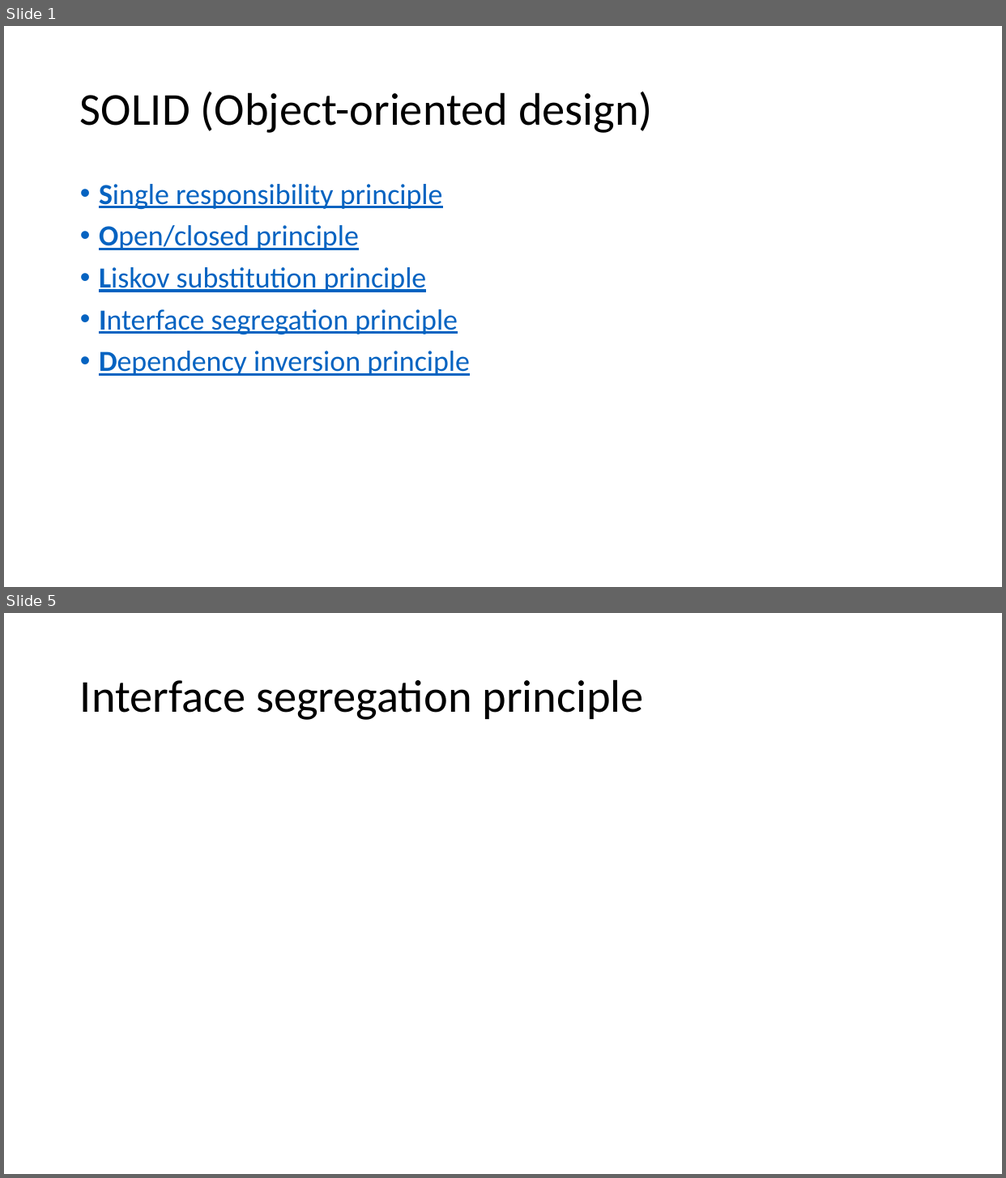
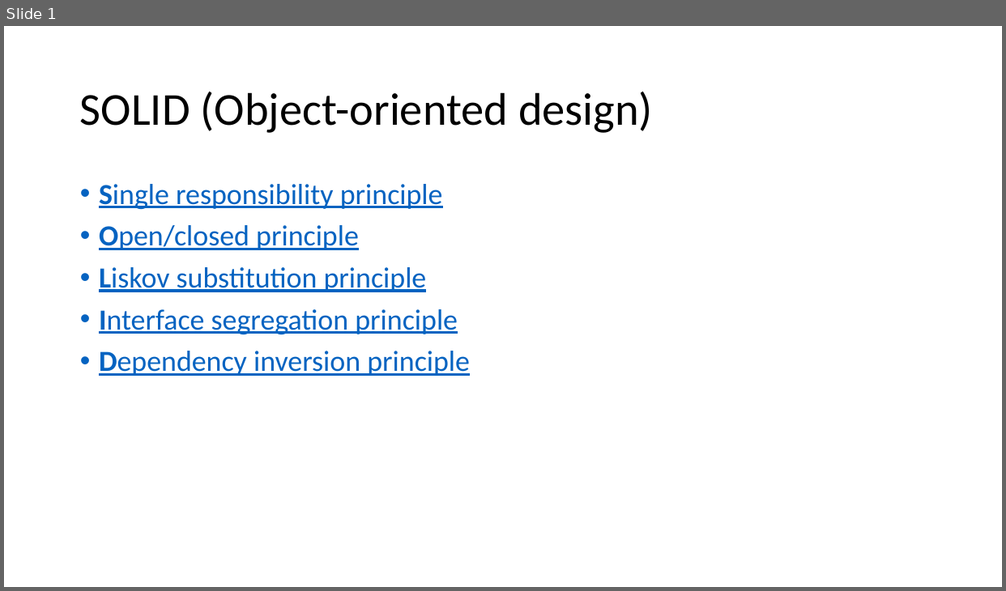
Before and after one commit to ncguy2/MOD003263, a slide deck: docs/Binaries/SO (Object-oriented design).pptx. Shown one above the other, each under a label of ours: slides 1 and 5 before the commit, slide 1 after it; the slides between them are not shown. The pictures are 1006x1178 and 1006x591 pixels, drawn with LibreOffice and Linux fonts; fonts in the diff are those of the drawing. Boxes give left, top, right and bottom in pixels: in the first picture for what was removed or moved away, otherwise in the second. Text is boxed around its words. In the diff, an @@ line names an element or a change of style, - is before the commit and + after.

```diff
--- a/docs/Binaries/SO (Object-oriented design).pptx
+++ b/docs/Binaries/SO (Object-oriented design).pptx
@@ slide 5 removed at (x1=4, y1=613, x2=1002, y2=1174), background #FFFFFF @@
@@ title removed at (x1=80, y1=679, x2=644, y2=720) @@
-Interface segregation principle
```
Also in this commit, not shown: 2 slides changed, 2 other slides removed, 2 other files.
